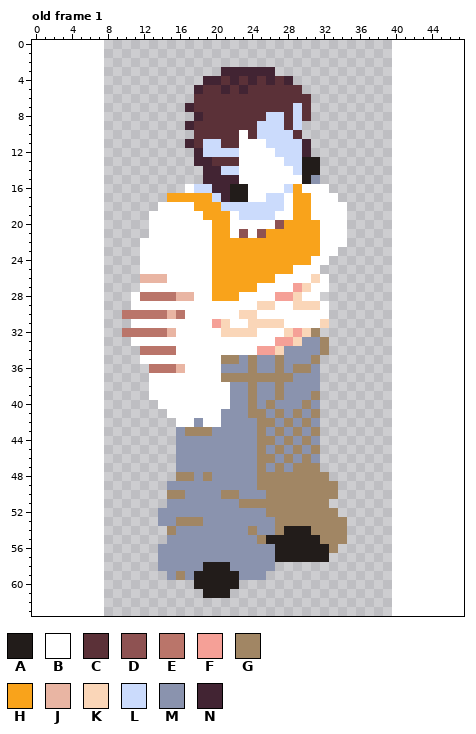
Pixel-art file -- asset/actor/sprite/woodcarver.aseprite. Above, as it was before the edit.
32x64 pixels, 1 frame. Colours within 5 levels of each other are drawn and written as one. Shown: old frame 1. The old version is drawn lined up with the new one, on the new canvas. The commit also changed other frames, which this record leaves out.
Visible layers, top first: "face", "arm", "bandages", "shirt", "torso", "arm_right", "sweatpants", "shoes".
Palette (. is transparent): A #221c1a  B #ffffff  C #5b3138  D #8e5252  E #ba756a  F #f5a097  G #a18664  H #f9a31b  J #e9b5a3  K #fad6b8  L #cbdbfc  M #8a93ae  N #422433
Pixels before, old frame 1 (only the part around the change), first column x 1:
 0 ...............................................
 1 ...............................................
 2 ...............................................
 3 ....................NNNNNN.....................
 4 ..................NNCNCNCNCN...................
 5 .................NCCNCNCCCCCC..................
 6 .................CCCCCCCCCCCCC.................
 7 ................NCCCCCCCCCCCLC.................
 8 .................NCCCCCCCLLCLC.................
 9 ................NCCCCCCCLLLCL..................
10 .................CCCCCBCLLLLC..................
11 ................NCLLCCBBBLLLLN.................
12 .................NLLLLBBBBLLLN.................
13 .................NNCCCBBBBBLLAA................
14 ..................NNLLBBBBBBLAA................
15 ..................NNNNBBBBBBBAM................
16 ................BLLNNAABBBBLHBBB...............
17 ..............HHHHHLNAABBLLBHHBBB..............
18 .............BBBBHHHLLLLLLLBHHBBBB.............
19 ............BBBBBBHHHBLLLLBBHHBBBB.............
20 ............BBBBBBBHHBBBBBDHHHHBBB.............
21 ............BBBBBBBHHBDBDHHHHHHBBB.............
22 ...........BBBBBBBBHHHHHHHHHHHHBBB.............
23 ...........BBBBBBBBHHHHHHHHHHHHBB..............
24 ...........BBBBBBBBHHHHHHHHHHHBB...............
25 ...........BBBBBBBBHHHHHHHHHBBB................
26 ...........JJJBBBBBHHHHHHHBBBBKB...............
27 ...........BBBBBBBBHHHHHBBBBFKBB...............
28 ..........BEEEEJJBBHHHBBBBFFKBB................
29 ..........BBBBBBBBBBBBBBKKBBKKKB...............
30 .........EEEEEJEBBBBBBKKBBBBBBBB...............
31 ..........BBBBBBBBBFKBBKKKKBBBBK...............
32 .........EEEEEJBBBBBKKKKBBBKFKG................
33 ..........BBBBBBBBBBBBBBBBFFKMMG...............
34 ...........EEEEBBBBBBBBBFFKMMMMG...............
35 ...........BBBBBBBBBGGMGMMGMMMG................
36 ............EEEJBBBBMMMGMMGMGGM................
37 ............BBBBBBBBGGGGGGGGMMM................
38 ............BBBBBBBBBMMGMMGMMMM................
39 ............BBBBBBBBBMMGMMGMMMG................
40 .............BBBBBBBBMMGMGMMMGM................
41 ..............BBBBBBMMMGGMGMGMG................
42 ...............BBMBBMMMMGGMGMGM................
43 ...............MGGGMMMMMGMGMGMG................
44 ...............MMMMMMMMMGGMGMGM................
45 ...............MMMMMMMMMGMGMGMG................
46 ...............MMMMMMMMMGGMGMGM................
47 ...............MMMMMMMMMGMGMGGG................
48 ...............GGMGMMMMMGGGGGGGG...............
49 ..............MMMMMMMMMMGGGGGGGGG..............
50 ..............GGMMMMGGMMMGGGGGGGG..............
51 ..............MMMMMMMMGGGGGGGGGG...............
52 .............MMMMMMMMMMMMGGGGGGGG..............
53 .............MMGGGMMMMMMMMGGGGGGGG.............
54 ..............GMMMMMMMMGMMGAAAGGGG.............
55 ..............MMMMMMMMMMGAAAAAAGGG.............
56 .............MMMMMMMMMMMMMAAAAAAG..............
57 .............MMMMMMMMMMMMMAAAAAA...............
58 .............MMMMMAAAMMMMM.....................
59 ..............MGMAAAAAMMM......................
60 .................AAAAA.........................
61 ..................AAA..........................
62 ...............................................
63 ...............................................
After the commit:
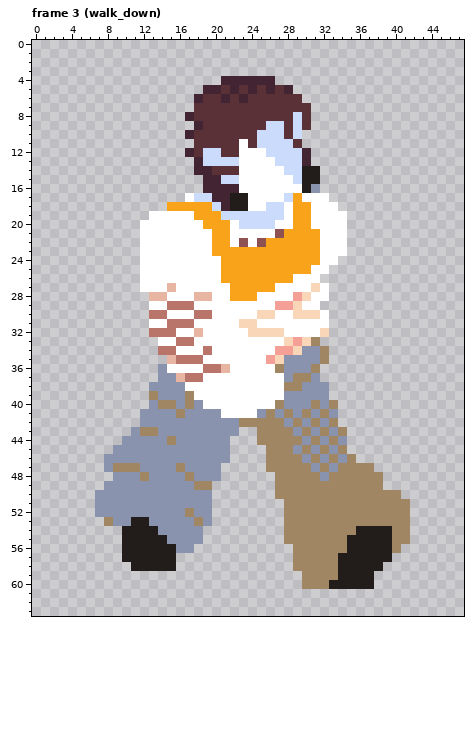
A new or re-ordered frame is compared with the old frame closest to it.
The author wrote: actors now store spriteframes instead of textures. also walk cycle animations are in
Changes in this commit:
canvas 32x64 -> 48x64, the old top-left corner now at 8,0
frames 1 -> 6
Changed rows in their new state; - is an unchanged pixel.
Frame 3 (walk_down) is new; against old frame 1:
first column x 7:
 3 --------------......---------------
 4 ------------..N-N-N-..-------------
 5 -----------.NNCNCN-N-N.------------
 6 -----------N--N-N------.-----------
 7 ----------.-----------C------------
 8 ----------NC-------CC--------------
 9 ----------.N------C----C-----------
10 ----------N-----C----CL------------
11 ----------.-CC---CL---C.-----------
12 ----------NC--CC---L---------------
13 ------------LLLL----L--N.----------
14 -----------N-CCC-----L-------------
15 --------------LL------L-A----------
16 ----------..N--NB----BBAM.---------
17 --------..BLLN-----BBL-B--.--------
18 -------.HHH--LNAABB--------.-------
19 -----------H--LL----L--------------
20 -----B------H---LLLLBB--B----------
21 -----B----------B-BBD--------------
22 ---------------BDBD----------------
23 ---------------------------B-------
24 -------------B----------H-B--------
25 -------------B--------HH-B---------
26 -----BBB-----B------HH--B.---------
27 --------J----BB---HH--BBK----------
28 ----..JJBBBJJBB-HH--BBFK-B---------
29 ----..--EEE-------BBFF-BB.---------
30 ---...--BB-EE---BBKK--KKK----------
31 ----..--EEE--BB-K-BBB----B---------
32 ---...--E--J--BBB-KKKBBBBK---------
33 ----...--EE---------BKFKG.---------
34 -----..-----E-----BBFFK------------
35 -----...JEEE--BBBBBFK---MG---------
36 ------.MBB--EEJBBBBB--MMG----------
37 ------.MMJEE--BBBBBBBMGG-----------
38 ------MMMM-----BBBBBBGG--M---------
39 ------GMMMG----BBBBBB---MM---------
40 ------MGGMGM---BBBBBG--MGMG--------
41 -----MMMMGMMMMBBBBMGMGMGMGM--------
42 -----MMMMMM-MM--GG--GMGMGMG--------
43 ----MGGMM-MMM---..-G-GMGMGMG-------
44 ---MMMMMG------...--G-GMGMGM-------
45 --MMMMMMM------....G-GMGMGMG-------
46 -MMMMMMMM------....-G-GMGMGMG------
47 -MGGGMMMMG----.....G-G--MGMGGGG----
48 --MMMGMMMM--M-......-----MGGGGGG---
49 -MMMMMMM---GG.......-------GGGGG---
50 MMMMMMMMMM---.......-------GGGGGGG-
51 MMMMMMMM-----........-----GGGGGGGGG
52 MMMMMMM---G--........------GGGGGGGG
53 -GMMAAM--MM--........-------GGGGGGG
54 ---AAAAMM---.........GGG----GAAAAGG
55 ---AAAAA----.........GGGG---AAAAAGG
56 ---AAAAAA--...........GGGG-GAAAAAG-
57 ---AAAAAA.............GGGGGAAAAAA--
58 ----AAAAA...........--GGGGGAAAAA---
59 --------...........----GGGGAAAA----
60 -----------.....-------GGGAAAAA----
61 ------------...--------------------
Where, in picture pixels (left, top, right, bottom), the same in both pictures:
changed: (95, 67, 410, 598)
